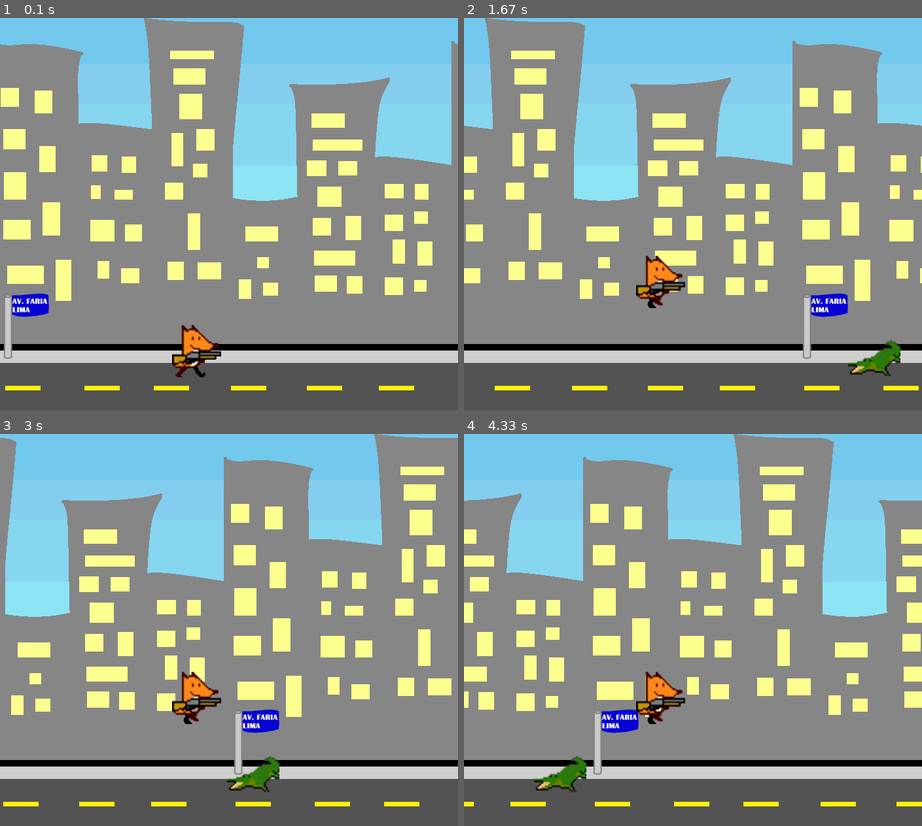
Above: before the commit, frames 1-4 (two rows, left to right).
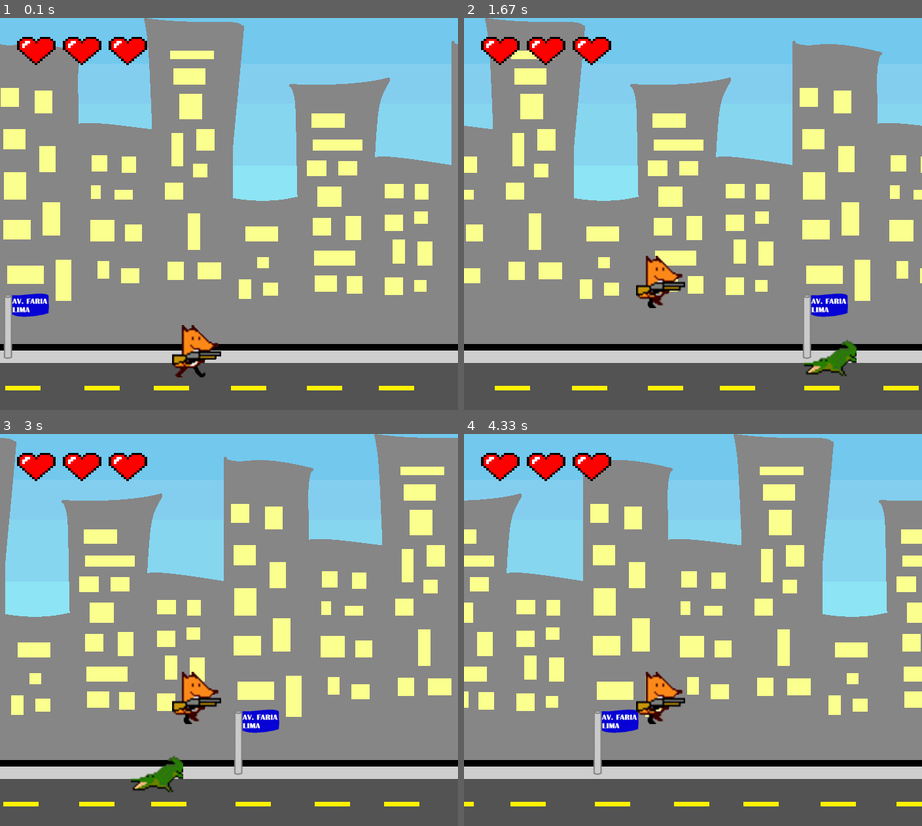
Above: after the commit, the same moments.

Repository: brunameinberg/projetofinalpygame
Game: pygame game, started from Foxsupremacy.py
Two runs of this game, one before a commit and one after it. Both use one fixed random seed, a clock stepped at 60 frames per second and the inputs below.
Inputs:
- Up to frame 1 (0.1 s): no input
- Up to frame 2 (1.67 s): tap Space at 0.33 s; hold Up 1.17-1.63 s
- Up to frame 3 (3 s): hold Right 1.67-2.13 s; hold Right 2.17-2.8 s; hold Right from 2.83 s (still down)
- Up to frame 4 (4.33 s): release Right at 3.3 s

The runs differ from the first frame. In frame 1, 1.2% of the frame differs, in the area x 3-33%, y 4-12%; in frame 2, 2.2%; in frame 3, 2.2%, in the area x 3-61%, y 4-92%; in frame 4, 1.7%.

Commit message:
timer da bala e vidas

Diff:
--- a/Foxsupremacy.py
+++ b/Foxsupremacy.py
@@ -2,6 +2,7 @@
 import pygame
 import random
 from pygame import time
+import time
 
 pygame.init()
 
@@ -22,49 +23,56 @@
 largura_fox = 80
 altura_bala = 20
 largura_bala = 30
-altura_coracao = 20
-largura_coracao = 30
-#----imagens
-fundo_de_tela = pygame.image.load('imagens/fundo.png').convert_alpha()
+altura_coracao = 60
+largura_coracao = 70
+#----imagens     github/projetofinalpygame/
+fundo_de_tela = pygame.image.load('github/projetofinalpygame/imagens/fundo.png').convert_alpha()
 fundo_de_tela = pygame.transform.scale(fundo_de_tela, (largura, altura))
-fundo_de_tela2 = pygame.image.load('imagens/fundo.png').convert_alpha()
+fundo_de_tela2 = pygame.image.load('github/projetofinalpygame/imagens/fundo.png').convert_alpha()
 fundo_de_tela2 = pygame.transform.scale(fundo_de_tela, (largura, altura))
-fox_imagem = pygame.image.load('imagens/fox1.png').convert_alpha()
+fox_imagem = pygame.image.load('github/projetofinalpygame/imagens/fox1.png').convert_alpha()
 fox_imagem = pygame.transform.scale(fox_imagem, (largura_fox, altura_fox))
-fox_imagem2 = pygame.image.load('imagens/fox2.png').convert_alpha()
+fox_imagem2 = pygame.image.load('github/projetofinalpygame/imagens/fox2.png').convert_alpha()
 fox_imagem2 = pygame.transform.scale(fox_imagem2, (largura_fox, altura_fox))
-fox_imagem3 = pygame.image.load('imagens/fox3.png').convert_alpha()
+fox_imagem3 = pygame.image.load('github/projetofinalpygame/imagens/fox3.png').convert_alpha()
 fox_imagem3 = pygame.transform.scale(fox_imagem3, (largura_fox, altura_fox))
-fox_imagem4 = pygame.image.load('imagens/fox4.png').convert_alpha()
+fox_imagem4 = pygame.image.load('github/projetofinalpygame/imagens/fox4.png').convert_alpha()
 fox_imagem4 = pygame.transform.scale(fox_imagem4, (largura_fox, altura_fox))
-jacare_imagem = pygame.image.load('imagens/jacare.png').convert_alpha()
+jacare_imagem = pygame.image.load('github/projetofinalpygame/imagens/jacare.png').convert_alpha()
 jacare_imagem = pygame.transform.scale(jacare_imagem, (largura_jacare, altura_jacare))
-bala_imagem = pygame.image.load('imagens/bala.png').convert_alpha()
+bala_imagem = pygame.image.load('github/projetofinalpygame/imagens/bala.png').convert_alpha()
 bala_imagem = pygame.transform.scale(bala_imagem, (largura_bala, altura_bala))
-coracao_imagem = pygame.image.load('imagens/coracao.png').convert_alpha()
+coracao_imagem = pygame.image.load('github/projetofinalpygame/imagens/coracao.png').convert_alpha()
 coracao_imagem = pygame.transform.scale(coracao_imagem, (largura_coracao, altura_coracao))
-
-
+coracao_imagem2 = pygame.image.load('github/projetofinalpygame/imagens/coracao.png').convert_alpha()
+coracao_imagem2 = pygame.transform.scale(coracao_imagem, (largura_coracao, altura_coracao))
+coracao_imagem3 = pygame.image.load('github/projetofinalpygame/imagens/coracao.png').convert_alpha()
+coracao_imagem3 = pygame.transform.scale(coracao_imagem, (largura_coracao, altura_coracao))
+
+coracoes = [coracao_imagem, coracao_imagem2, coracao_imagem3]
+pontos_coracoes = [(20, 20), (90, 20), (160, 20)]
 
 #-----para animação da raposa
 fox_anim = []
 for i in range(4):
     # Os arquivos de animação são numerados de 00 a 08
-    filename = 'imagens/fox{}.png'.format(i+1)
+    filename = 'github/projetofinalpygame/imagens/fox{}.png'.format(i+1)
     img = pygame.image.load(filename).convert_alpha()
     img = pygame.transform.scale(img, (75, 80))
     fox_anim.append(img)
 
 #-----carrega o som
 
-pygame.mixer.music.load('sons/mfundoof.wav') #musica de fundo
+pygame.mixer.music.load('github/projetofinalpygame/sons/mfundoof.wav') #musica de fundo
 pygame.mixer.music.set_volume(0.4) #define o volume
-bullet_sound=pygame.mixer.Sound('sons/bala.wav') #som da bala
+bullet_sound=pygame.mixer.Sound('github/projetofinalpygame/sons/bala.wav') #som da bala
 
 
 
 #-----variaveis globais
 x=0
+contador_balas = 0
+vidas = 3
 
 # ----- Inicia estruturas de dados
 # Definindo os novos tipo
@@ -119,9 +127,12 @@
 
     def shoot(self):
         # A nova bala vai ser criada logo acima e no centro horizontal da nave
-        nova_bala = Bullet(self.bala_imagem, self.rect.bottom-25 , self.rect.centerx+44)
-        self.todos_objetos.add(nova_bala)
-        self.grupo_balas.add(nova_bala)
+            if contador_balas == 0:
+                nova_bala = Bullet(self.bala_imagem, self.rect.bottom-25 , self.rect.centerx+44)
+                self.todos_objetos.add(nova_bala)
+                self.grupo_balas.add(nova_bala)
+
+
 
 #------------------------fim classe da raposa------------------------------
 
@@ -136,7 +147,7 @@
         self.rect = self.image.get_rect()
         self.rect.centerx = 700 + largura_jacare
         self.rect.bottom = 550
-        self.speedx = random.randrange(-5.0, -2.0) #move o jacaré junto com a tela
+        self.speedx = random.randrange(-5.0, -3.0) #move o jacaré junto com a tela
         self.speedy = 0
         self.mask = pygame.mask.from_surface(self.image)
 
@@ -189,15 +200,17 @@
 todos_objetos = pygame.sprite.Group()
 grupo_jacare = pygame.sprite.Group()
 grupo_balas = pygame.sprite.Group()
+todos_desenhos = pygame.sprite.Group()
 
 jogador = Fox(fox_imagem, todos_objetos, grupo_balas, bala_imagem, 300)
 inimigo = Jacare(jacare_imagem)
 
-
 grupo_jacare.add(inimigo)
+
 todos_objetos.add(inimigo)
 todos_objetos.add(jogador)
 
+# Pontos dos corações
 
 
 
@@ -221,6 +234,7 @@
                 jogador.speedy=0
             if event.key == pygame.K_SPACE: #apertando espaço, a raposa atira
                 jogador.shoot()
+                contador_balas+=1
 
 
     # atualiza posição ( por enquanto zerada)
@@ -238,15 +252,17 @@
         inimigo=Jacare(jacare_imagem)
         grupo_jacare.add(inimigo)
         todos_objetos.add(inimigo) #para o jacaré aparecer de novo
-    ###########ESSA PARTE DE BAIXO TEM QUE AJUSTAR########
-        if len(hits)>3:
+        vidas-=1
+        if vidas == 0:
             game = False
-###################################################################
 
     for hit in hits2:
         inimigo=Jacare(jacare_imagem)
         grupo_jacare.add(inimigo)
         todos_objetos.add(inimigo) #para o jacaré aparecer de novo
+
+
+
 
 
 
@@ -256,12 +272,22 @@
     else:
         x-=2
 
+    # timer das balas
+    if contador_balas >= 5*FPS: #transforma p segundos
+        contador_balas = 0
+    if contador_balas > 0:
+        contador_balas+=1
+
     # ----- Gera saídas
+
+
     window.fill((0, 0, 0))  # Preenche com a cor branca
     window.blit(fundo_de_tela, (x, 0))
     window.blit(fundo_de_tela2, ((700+x), 0)) #anda o fundo da tela
     window.blit(jogador.image, jogador.rect)
     todos_objetos.draw(window)
+    for i in range(0, vidas):
+        window.blit(coracoes[i], pontos_coracoes[i])
 
     # ----- Atualiza estado do jogo
     pygame.display.update()  # Mostra o novo frame para o jogador
